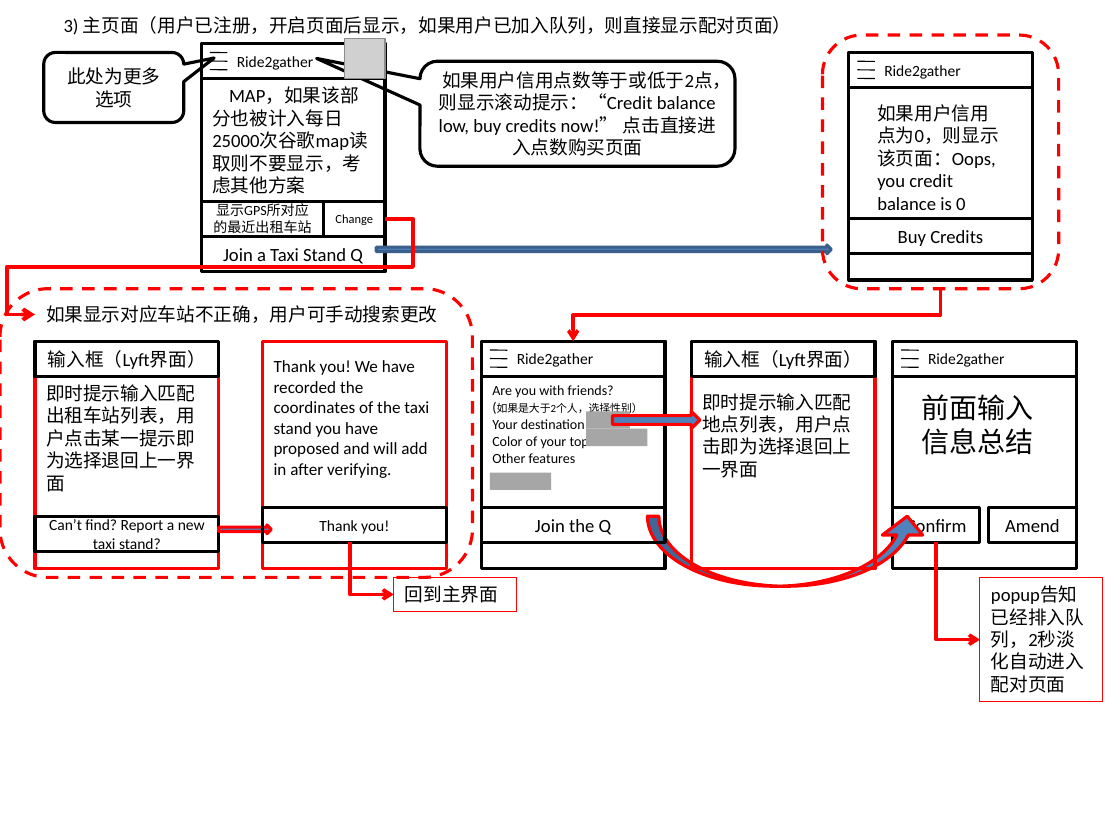
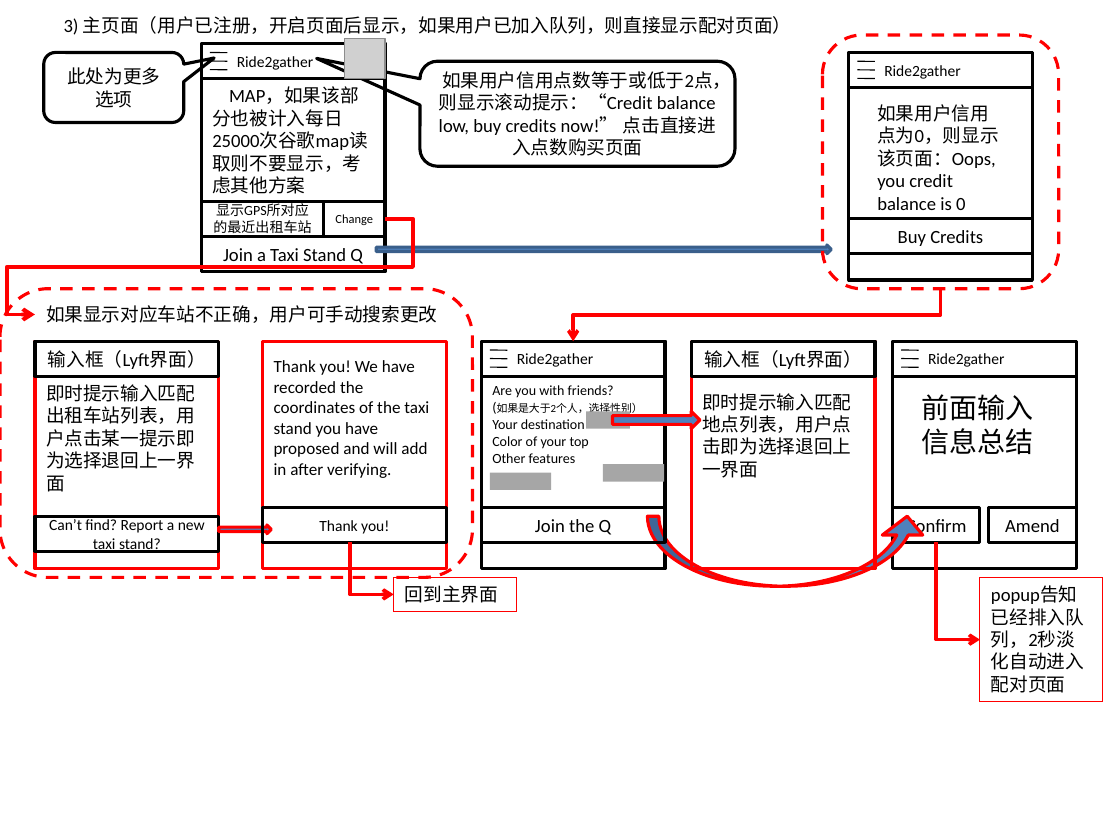
Before and after one commit to Markcus0526/dmy-singapore-carpooling-system, a slide deck: slide 2 of Document/页面流程v5.pptx. Drawn at 1120x840 pixels with LibreOffice and Linux fonts; fonts in the diff are those of the drawing; grey boxes stand for pictures. Boxes give left, top, right and bottom in pixels: in the first picture for what was removed or moved away, otherwise in the second. Text is boxed around its words. In the diff, an @@ line names an element or a change of style, - is before the commit and + after.

```diff
--- a/Document/页面流程v5.pptx
+++ b/Document/页面流程v5.pptx
@@ rectangle: place and size @@
-rectangle at box(586, 429, 647, 447)
+rectangle at box(603, 464, 664, 482)
```
Also in this commit, not shown: 10 other files.
